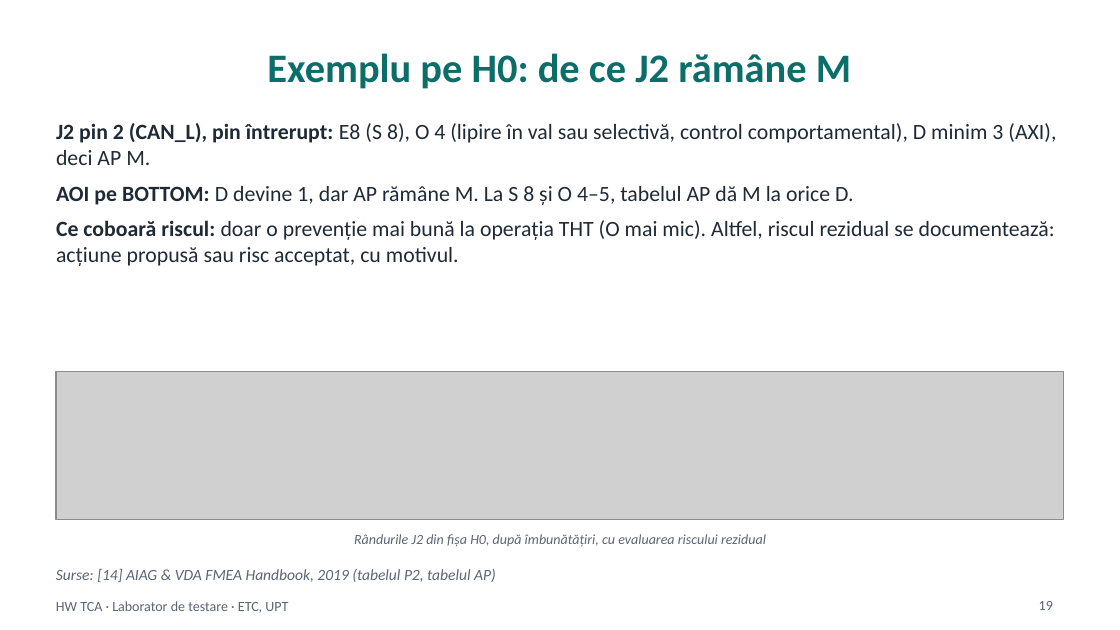
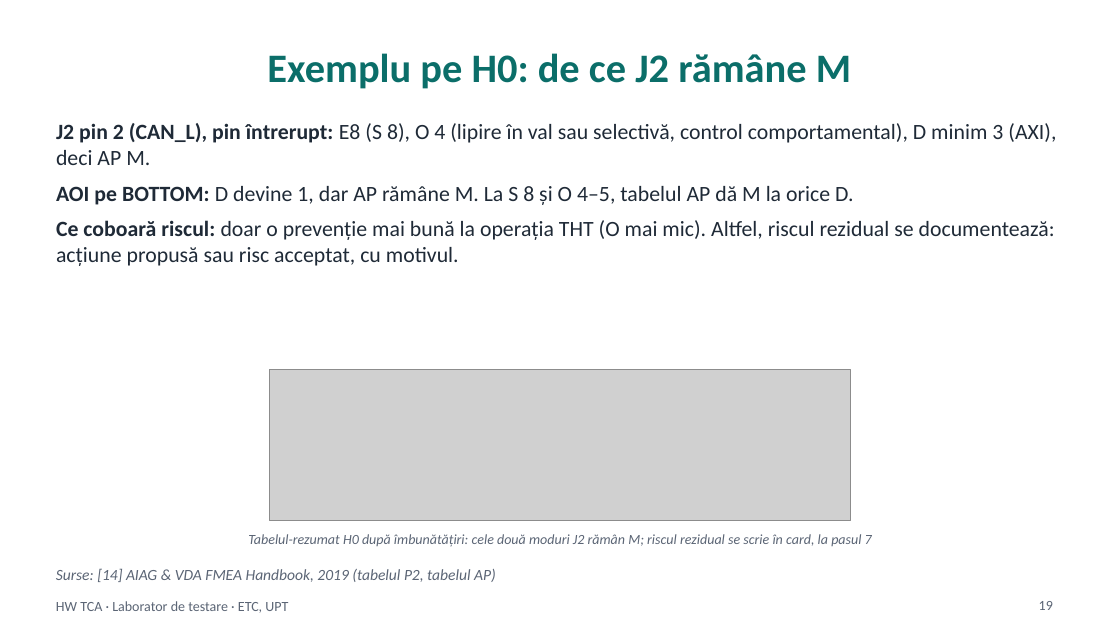
Before and after one commit to madalinatolontan1-ai/sw-tca-lab, a slide deck: slide 19 of materials/hw_deck_draft_src/HW_TCA_curs_RO_draft.pptx. Drawn at 1120x630 pixels with LibreOffice and Linux fonts; fonts in the diff are those of the drawing; grey boxes stand for pictures. Boxes give left, top, right and bottom in pixels: in the first picture for what was removed or moved away, otherwise in the second. Text is boxed around its words. In the diff, an @@ line names an element or a change of style, - is before the commit and + after.

```diff
--- a/materials/hw_deck_draft_src/HW_TCA_curs_RO_draft.pptx
+++ b/materials/hw_deck_draft_src/HW_TCA_curs_RO_draft.pptx
@@ picture: place and size @@
-picture at [56,371,1064,519]
+picture at [269,370,850,521]
@@ text at [248,534,872,547]: text changed @@
-Rândurile J2 din fișa H0, după îmbunătățiri, cu evaluarea riscului rezidual
+Tabelul-rezumat H0 după îmbunătățiri: cele două moduri J2 rămân M; riscul rezidual se scrie în card, la pasul 7
```
Also in this commit, not shown: 21 other files.
